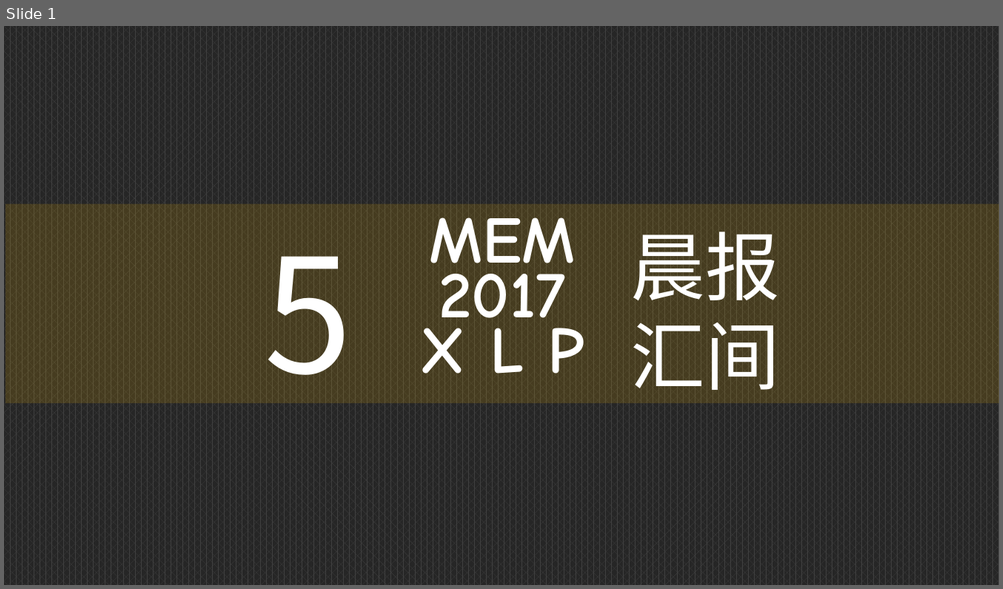
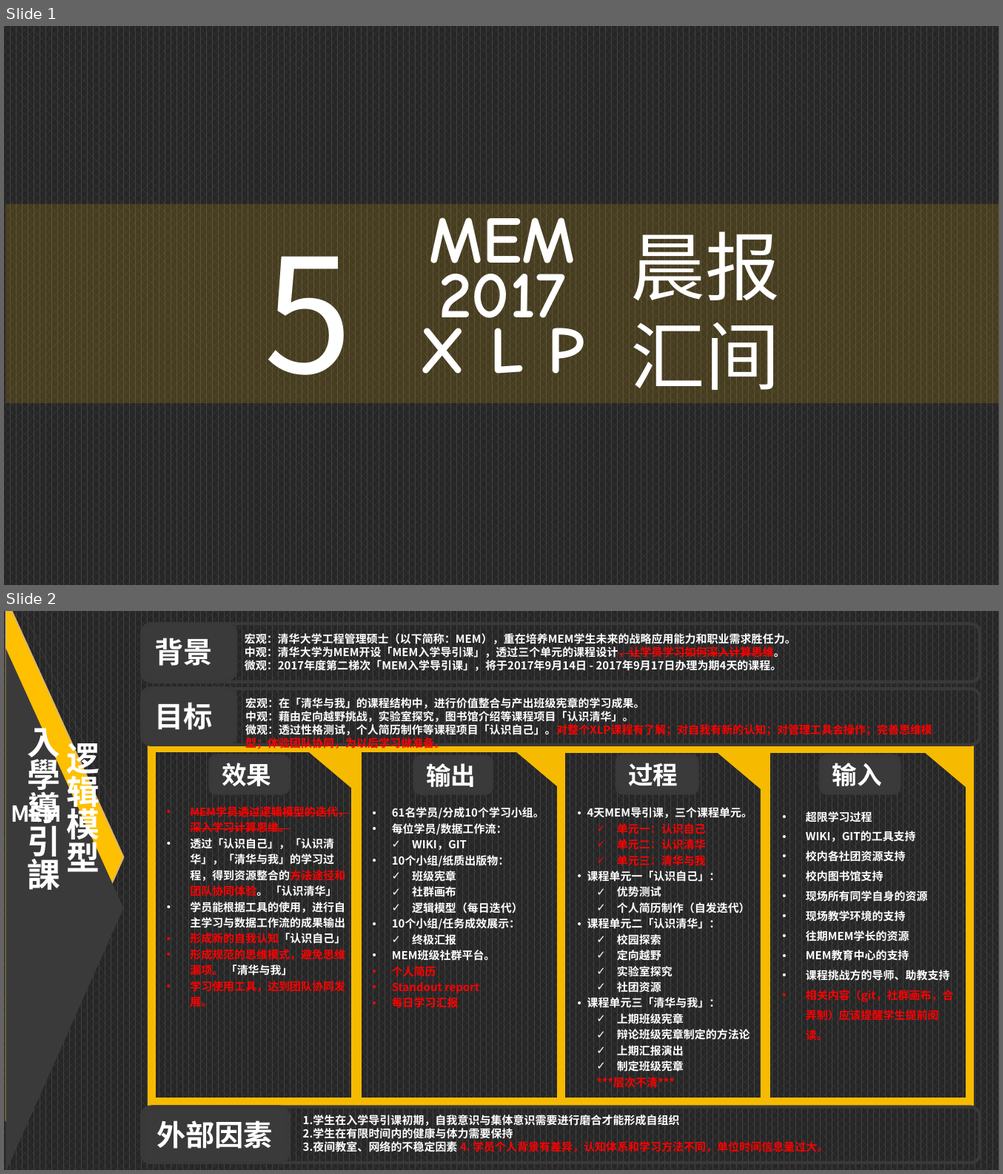
Before and after one commit to Tisingdeng/2017-TSINGHUA-MEM-Group5, a slide deck: 15日晨会汇报.pptx. Shown one above the other, each under a label of ours: slide 1 before the commit, slides 1 and 2 after it. The pictures are 1003x589 and 1003x1174 pixels, drawn with LibreOffice and Linux fonts; fonts in the diff are those of the drawing. Boxes give left, top, right and bottom in pixels: in the first picture for what was removed or moved away, otherwise in the second. Text is boxed around its words. In the diff, an @@ line names an element or a change of style, - is before the commit and + after.

Commit message:
加入逻辑模型

```diff
--- a/15日晨会汇报.pptx
+++ b/15日晨会汇报.pptx
@@ slide 2 added at (4,611,999,1170), background pattern #404040 on #262626 @@
@@ freeform shape added at (5,612,123,1122), fill #FFC001, outline #DBB76C 1 pt @@
@@ line added from (112, 807) to (23, 611), #3A3A3A 0.5 pt @@
@@ freeform shape added at (6,648,124,1170), fill #3A3A3A @@
@@ text added at (244,633,796,671), 8 pt, text #FFFFFF, bold @@
+宏观：清华大学工程管理硕士（以下简称：MEM），重在培养MEM学生未来的战略应用能力和职业需求胜任力。
+中观：清华大学为MEM开设「MEM入学导引课」，透过三个单元的课程设计，让学员学习如何深入计算思维。
+微观：2017年度第二梯次「MEM入学导引课」，将于2017年9月14日 - 2017年9月17日办理为期4天的课程。
@@ text added at (245,698,932,751), 8 pt, text #FFFFFF, bold @@
+宏观：在「清华与我」的课程结构中，进行价值整合与产出班级宪章的学习成果。
+中观：藉由定向越野挑战，实验室探究，图书馆介绍等课程项目「认识清华」。
+微观：透过性格测试，个人简历制作等课程项目「认识自己」。对整个XLP课程有了解；对自我有新的认知；对管理工具会操作；完善思维模型；体验团队协同，为以后学习做准备。
@@ text added at (27,737,100,895), 24 pt, text #FFFFFF, bold @@
+逻辑模型
+入學導引課
@@ rounded rectangle added at (210,756,288,794), fill #3A3A3A, outline #3B3838 2.25 pt, 18 pt, text #FFFFFF, bold @@
+效果
@@ rounded rectangle added at (414,756,492,793), fill #3A3A3A, outline #3B3838 2.25 pt, 18 pt, text #FFFFFF, bold @@
+输出
@@ rounded rectangle added at (617,756,697,794), fill #3A3A3A, outline #3B3838 2.25 pt, 18 pt, text #FFFFFF, bold @@
+过程
@@ rounded rectangle added at (820,756,899,794), fill #3A3A3A, outline #3B3838 2.25 pt, 18 pt, text #FFFFFF, bold @@
+输入
@@ text added at (11,800,62,828), 16 pt, text #FFFFFF, bold @@
+MEM
@@ text added at (190,806,348,1008), 8 pt, text #FFFFFF, bold @@
+• MEM学员透过逻辑模型的迭代，深入学习计算思维。
+• 透过「认识自己」，「认识清华」，「清华与我」的学习过程，得到资源整合的方法途径和团队协同体验。 「认识清华」
+• 学员能根据工具的使用，进行自主学习与数据工作流的成果输出
+• 形成新的自我认知「认识自己」
+• 形成规范的思维模式，避免思维漏项。 「清华与我」
+• 学习使用工具，达到团队协同发展。
@@ text added at (392,807,544,1008), 8 pt, text #FFFFFF, bold @@
+• 61名学员/分成10个学习小组。
+• 每位学员/数据工作流：
+  ✓ WIKI，GIT
+  • 10个小组/纸质出版物：
+  ✓ 班级宪章
+  ✓ 社群画布
+  ✓ 逻辑模型（每日迭代）
+• 10个小组/任务成效展示：
+  ✓ 终极汇报
+• MEM班级社群平台。
+• 个人简历
+• Standout report
+• 每日学习汇报
@@ text added at (587,807,752,1088), 8 pt, text #FFFFFF, bold @@
+• 4天MEM导引课，三个课程单元。
+  ✓ 单元一：认识自己
+  ✓ 单元二：认识清华
+  ✓ 单元三：清华与我
+• 课程单元一「认识自己」：
+  ✓ 优势测试
+  ✓ 个人简历制作（自发迭代）
+• 课程单元二「认识清华」：
+  ✓ 校园探索
+  ✓ 定向越野
+  ✓ 实验室探究
+  ✓ 社团资源
+• 课程单元三「清华与我」：
+  ✓ 上期班级宪章
+  ✓ 辩论班级宪章制定的方法论
+  ✓ 上期汇报演出
+  ✓ 制定班级宪章
+  ***层次不清***
@@ text added at (805,812,953,1041), 8 pt, text #FFFFFF, bold @@
+  • 超限学习过程
+  • WIKI，GIT的工具支持
+  • 校内各社团资源支持
+  • 校内图书馆支持
+  • 现场所有同学自身的资源
+  • 现场教学环境的支持
+  • 往期MEM学长的资源
+  • MEM教育中心的支持
+  • 课程挑战方的导师、助教支持
+  • 相关内容（git，社群画布，合弄制）应该提醒学生提前阅读。
@@ group added at (142,624,979,1163): 6 rounded rectangles, 4 rectangles, 4 right triangles @@
+目标
+背景
+外部因素
@@ text added at (303,1115,828,1153), 8 pt, text #FFFFFF, bold @@
+1.学生在入学导引课初期，自我意识与集体意识需要进行磨合才能形成自组织
+2.学生在有限时间内的健康与体力需要保持
+3.夜间教室、网络的不稳定因素 4. 学员个人背景有差异，认知体系和学习方法不同，单位时间信息量过大。
```
